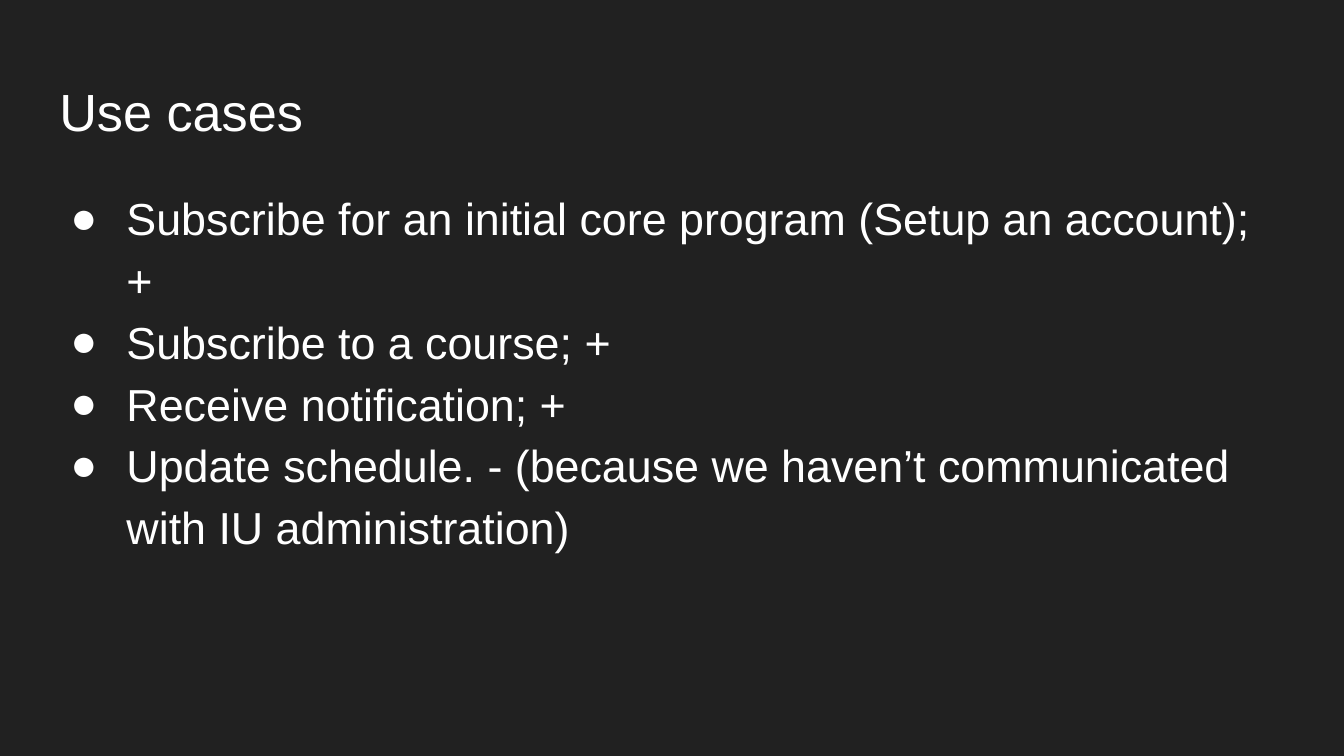
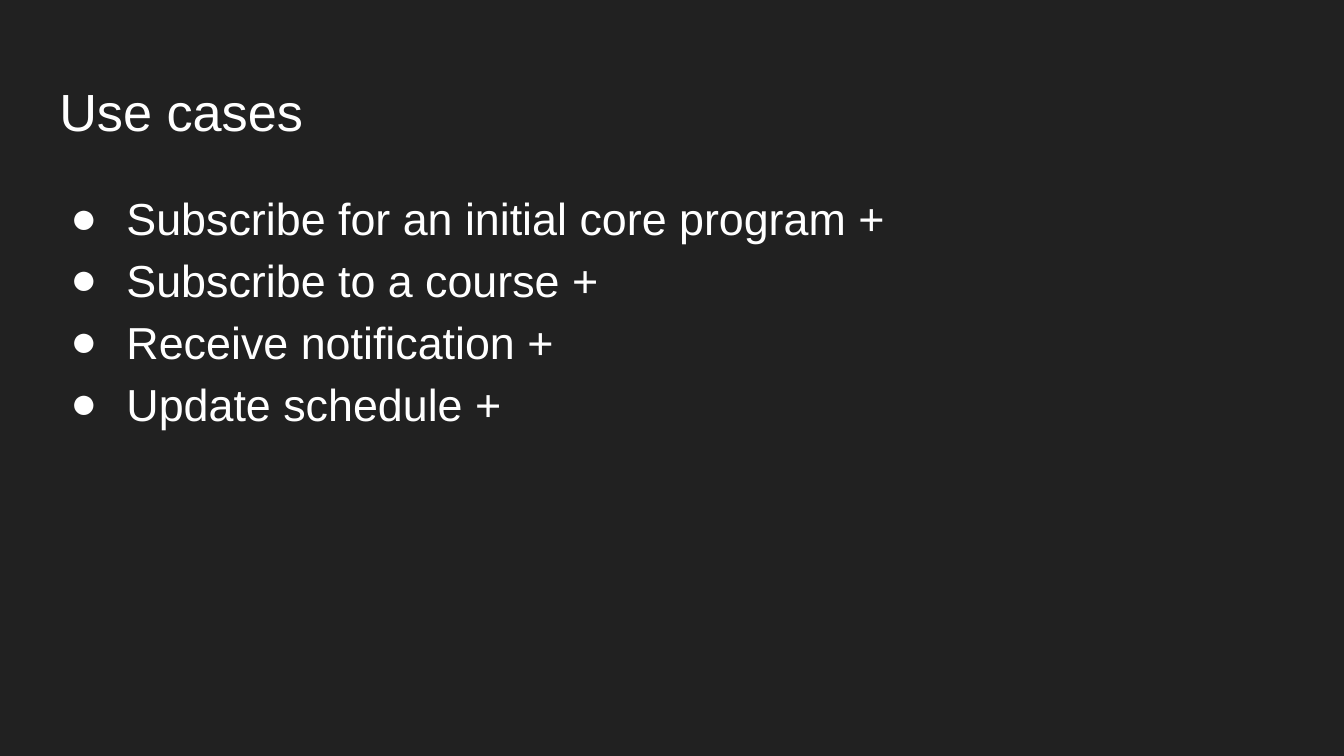
Before and after one commit to akassama/RoomServe, a slide deck: slide 4 of InnoCalendar Telegram Bot Unit testing.pptx. Drawn at 1344x756 pixels with LibreOffice and Linux fonts; fonts in the diff are those of the drawing. Boxes give left, top, right and bottom in pixels: in the first picture for what was removed or moved away, otherwise in the second. Text is boxed around its words. In the diff, an @@ line names an element or a change of style, - is before the commit and + after.

Commit message:
update

```diff
--- a/InnoCalendar Telegram Bot Unit testing.pptx
+++ b/InnoCalendar Telegram Bot Unit testing.pptx
@@ text at (126,202,846,430): text changed @@
-● Subscribe for an initial core program (Setup an account); +
-● Subscribe to a course; +
-● Receive notification; +
-● Update schedule. - (because we haven’t communicated with IU administration)
+● Subscribe for an initial core program +
+● Subscribe to a course +
+● Receive notification +
+● Update schedule +
```
Also in this commit, not shown: 2 other slides changed, 1 slide added.
